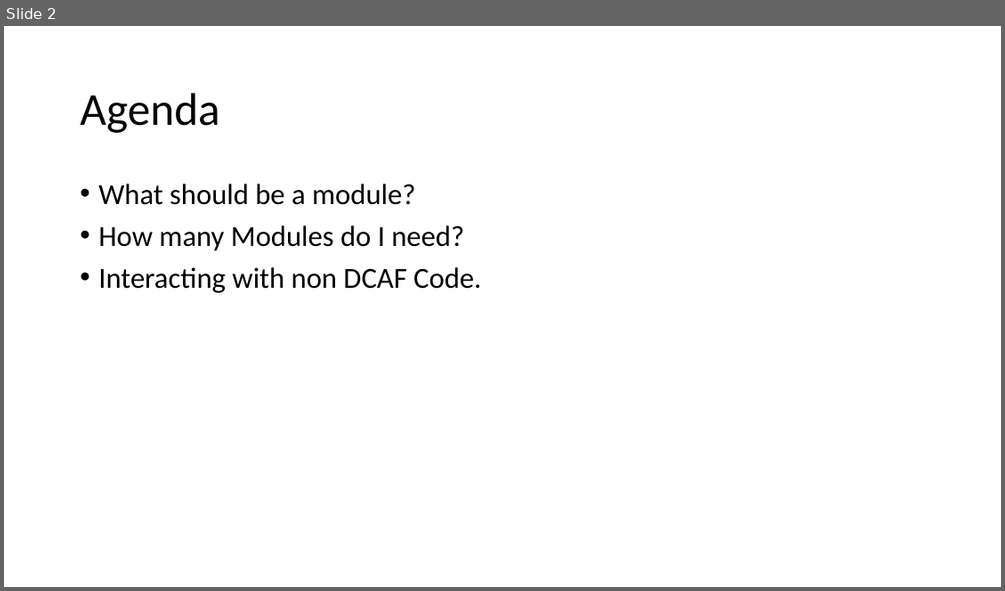
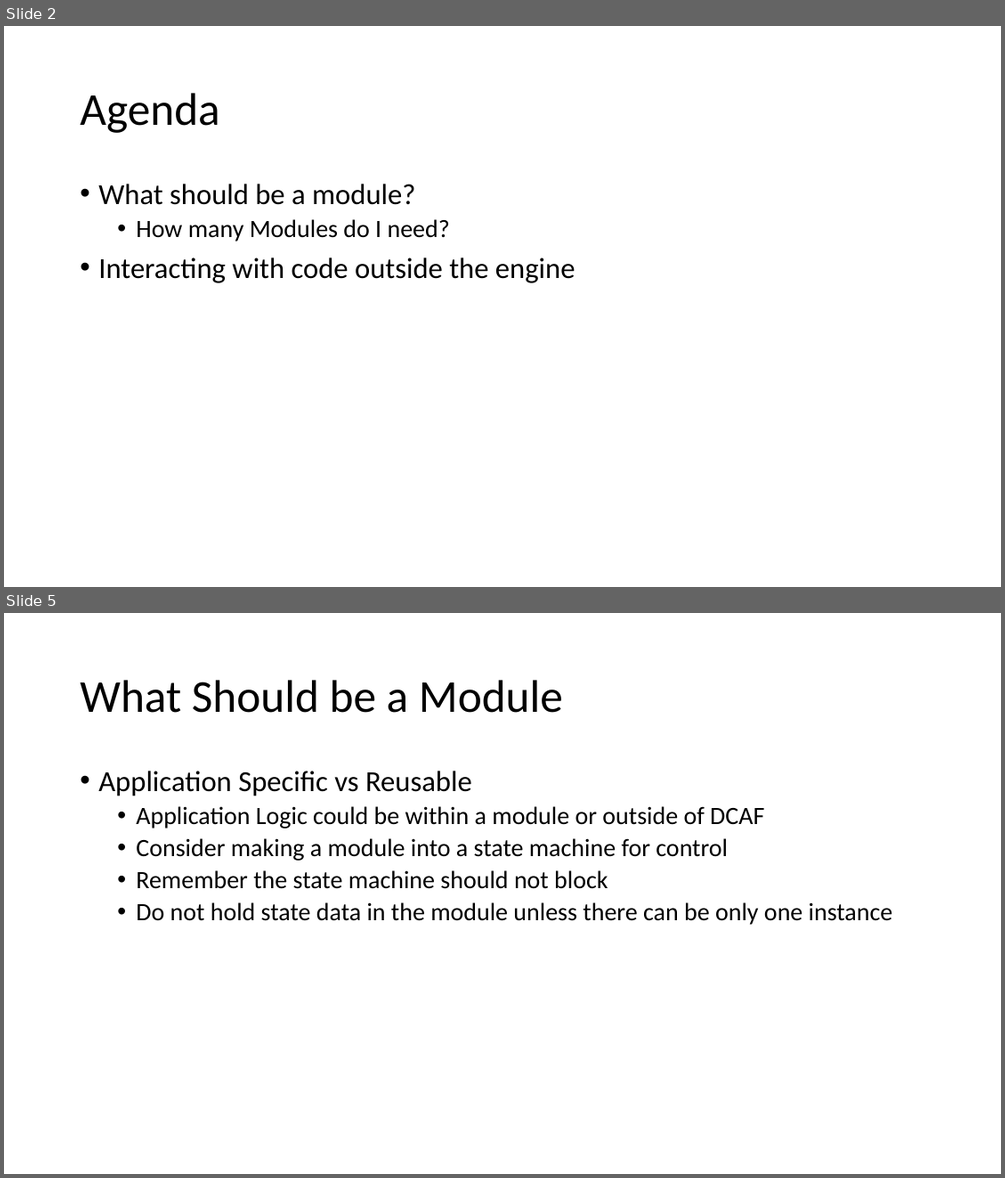
Before and after one commit to LabVIEW-DCAF/Documentation, a slide deck: Trunk/Getting Started Material/DCAF Training/4 Designing an application with DCAF.pptx. Shown one above the other, each under a label of ours: slide 2 before the commit, slides 2 and 5 after it; the slides between them are not shown. The pictures are 1005x591 and 1005x1178 pixels, drawn with LibreOffice and Linux fonts; fonts in the diff are those of the drawing. Boxes give left, top, right and bottom in pixels: in the first picture for what was removed or moved away, otherwise in the second. Text is boxed around its words. In the diff, an @@ line names an element or a change of style, - is before the commit and + after.

```diff
--- a/Trunk/Getting Started Material/DCAF Training/4 Designing an application with DCAF.pptx
+++ b/Trunk/Getting Started Material/DCAF Training/4 Designing an application with DCAF.pptx
@@ slide 5 added at (4, 613, 1001, 1174), background #FFFFFF @@
@@ title added at (80, 680, 563, 713), 44 pt, text #000000 @@
+What Should be a Module
@@ text added at (98, 771, 893, 925), 24 pt, text #000000 @@
+• Application Specific vs Reusable
+  • Application Logic could be within a module or outside of DCAF
+  • Consider making a module into a state machine for control
+  • Remember the state machine should not block
+  • Do not hold state data in the module unless there can be only one instance
@@ slide 2 changed as well @@
@@ text at (136, 219, 450, 241): size 28 to 24 pt in "How many Modules do I need?"; list level 1 to 2 in "How many Modules do I ..." @@
@@ text at (98, 257, 575, 283): text changed @@
-• Interacting with non DCAF Code.
+• Interacting with code outside the engine
```
Also in this commit, not shown: 13 other slides added, 1 slide removed.
